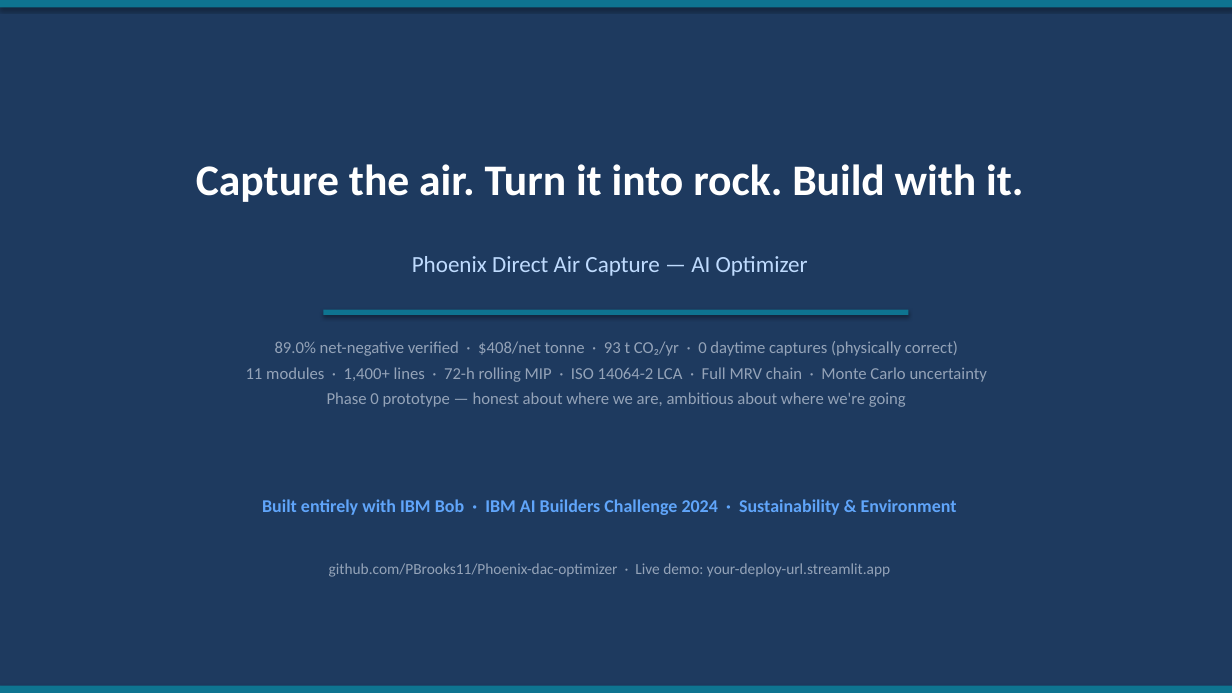
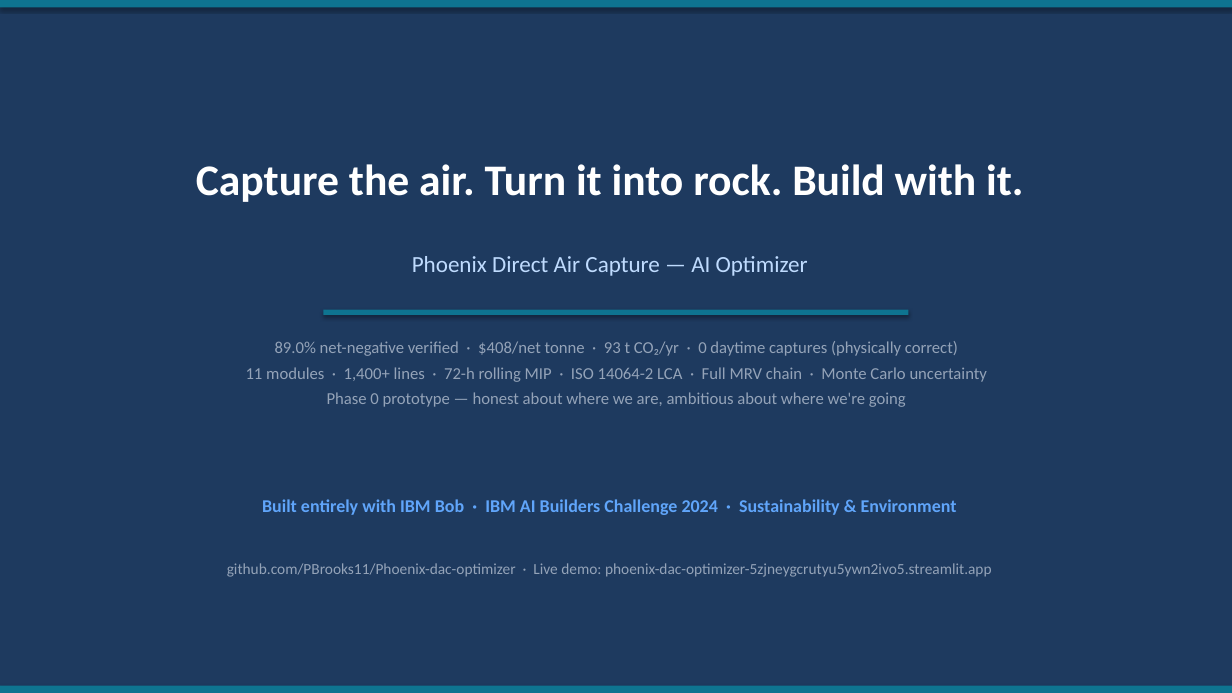
Before and after one commit to PBrooks11/Phoenix-dac-optimizer, a slide deck: slide 7 of Phoenix_DAC_Submission_Slides.pptx. Drawn at 1232x693 pixels with LibreOffice and Linux fonts; fonts in the diff are those of the drawing. Boxes give left, top, right and bottom in pixels: in the first picture for what was removed or moved away, otherwise in the second. Text is boxed around its words. In the diff, an @@ line names an element or a change of style, - is before the commit and + after.

Commit message:
Add live Streamlit URL to slides and PDF

```diff
--- a/Phoenix_DAC_Submission_Slides.pptx
+++ b/Phoenix_DAC_Submission_Slides.pptx
@@ text at (227, 563, 992, 577): text changed @@
-github.com/PBrooks11/Phoenix-dac-optimizer · Live demo: your-deploy-url.streamlit.app
+github.com/PBrooks11/Phoenix-dac-optimizer · Live demo: phoenix-dac-optimizer-5zjneygcrutyu5ywn2ivo5.streamlit.app
```
Also in this commit, not shown: 2 other files.
